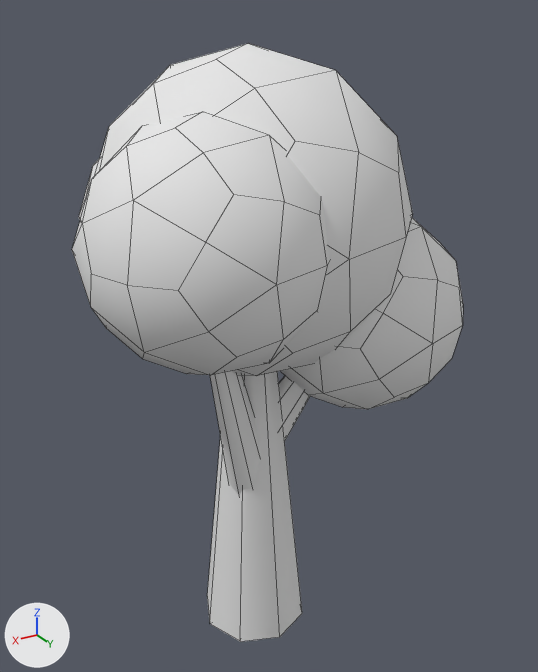
Renders of the OBJ model Assets/Models/Tree.obj from each side of a commit.
Rendered twice from a 50 mm lens placed at (160.0, 283.0, 303.0), pointed at (-21.0, -19.0, 152.0). The lights are fixed; the arrows at lower left show +X, +Y and +Z. Mesh edges are drawn as thin lines. Where no turn or scale is listed for an object, it has been applied to the vertices.

In view in the first picture: 'Tree'.
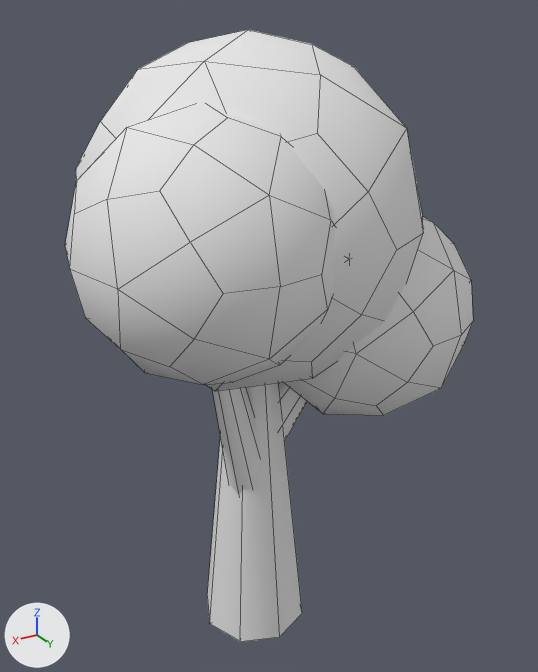
Diff of the bpy script that builds the scene:
```diff
--- a/Assets/Models/Tree.obj.py
+++ b/Assets/Models/Tree.obj.py
@@ me_tree @@
 # used by ob_tree; location = (0.0, 0.0, 0.0)
-me_tree.from_pydata(...)  # 320 vertices, 336 faces; spans x -103.0..87.0, y -133.0..84.0, z 0.0..293.0
+me_tree.from_pydata(...)  # 568 vertices, 576 faces; spans x -108.0..91.0, y -137.0..86.0, z 0.0..298.0
+# me_tree part 1: the loose piece of 62 vertices spanning x -70.0..70.0, y -73.0..73.0, z 150.0..293.0 is copied, and the copy is turned -83.8 degrees about the z axis through its middle and scaled by 1.07; it spans x -78.0..78.0, y -74.0..74.0, z 145.0..298.0
+# me_tree part 2: the loose piece of 62 vertices spanning x -103.0..-5.0, y -38.0..65.0, z 122.0..222.0 is copied, and the copy is turned -102.7 degrees about the z axis through its middle and scaled by 1.07; it spans x -108.0..0.0, y -40.0..67.0, z 118.0..226.0
+# me_tree part 3: the loose piece of 62 vertices spanning x -12.0..87.0, y -19.0..84.0, z 171.0..272.0 is copied, and the copy is turned 58.1 degrees about the z axis through its middle and scaled by 1.07; it spans x -16.0..91.0, y -22.0..86.0, z 168.0..275.0
+# me_tree part 4
+# 60 vertices move from x -12.0..87.0, y -19.0..84.0, z 175.0..268.0 to x -13.0..88.0, y -18.0..83.0, z 175.0..268.0
 me_tree.materials.append(mat_initialshadinggroup)
```

Changed parts and their boxes [x1, y1, x2, y2] in the pictures (538 x 672 px; the box of a moved part takes in the faces that stretch with it):
'Tree', reshaped: before [72, 43, 463, 642]; after [65, 30, 473, 642]
part 1 of me_tree, added: after [76, 30, 423, 391]
part 2 of me_tree, added: after [284, 217, 473, 416]
part 3 of me_tree, added: after [65, 104, 335, 385]
part 4 of me_tree, moved or reshaped (not visible afterwards): before [72, 112, 330, 375]
